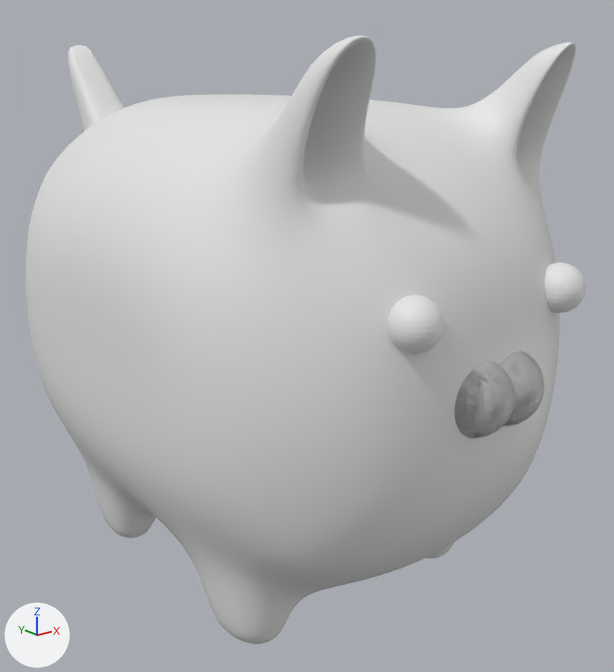
The Blender file blender/assets/cat/cat.blend as it was, and as the next commit left it.
Rendered twice from a camera (50 mm lens) standing at (-3.23, -4.45, 1.57) and looking at (0.27, -0.08, -0.18). The axes (+X, +Y, +Z) are drawn at lower left. The lights are the same throughout.
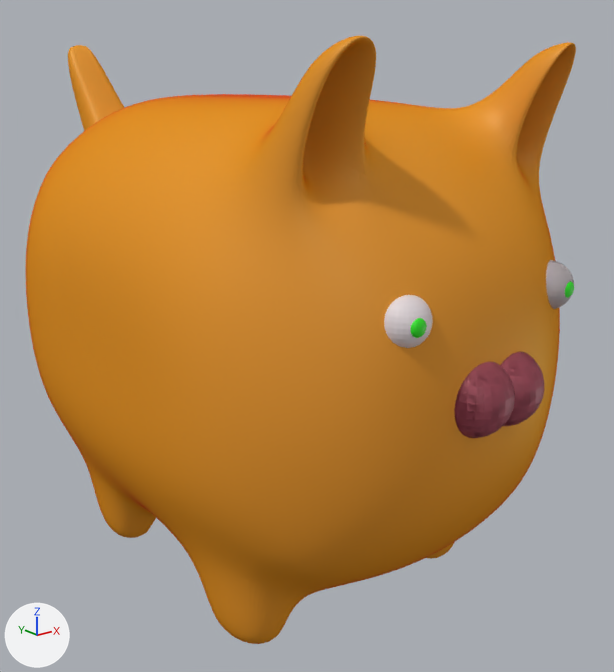
What changed in the scene script:
```text
Add mat_material_001:
    mat_material_001 = principled_material('Material.001')
    mat_material_001.base_color = (0.544, 0.113, 0.163)  # red #c35e70
Add mat_body:
    mat_body = principled_material('body')
    mat_body.base_color = (0.8, 0.321, 0.0573)  # orange #e79a44
    mat_body.coat_weight = 0.847
    mat_body.coat_roughness = 0.218
    mat_body.coat_ior = 1.0
    mat_body.coat_tint = (1.0, 0.945, 0.47)  # beige #fff9b6
Add mat_neny:
    mat_neny = principled_material('neny')
    mat_neny.base_color = (0.0241, 0.8, 0.013)  # green #2be71e
Add mat_eyes:
    mat_eyes = principled_material('eyes')
    mat_eyes.base_color = (0.776, 0.702, 0.724)  # light grey #e4dadd
    mat_eyes.roughness = 0.482
Change me_cube:
    where me_cube.from_pydata(...)  # 163 vertices, 160 faces; spans x -0.51..0.51, y -0.82..1.07, z -0.75..0.79
    remove me_cube.materials.append(mat_material)  # white #e7e7e7
    add me_cube.materials.append(mat_body)  # orange #e79a44
Change me_sphere:
    where me_sphere.from_pydata(...)  # 482 vertices, 512 faces; spans x -1.0..1.0, y -1.0..1.0, z -1.0..1.0
    add me_sphere.materials.append(mat_material_001)  # red #c35e70
Change me_sphere_003:
    where me_sphere_003.from_pydata(...)  # 482 vertices, 512 faces; spans x -1.0..1.0, y -1.0..1.0, z -1.0..1.0
    add me_sphere_003.materials.append(mat_material_001)  # red #c35e70
Add me_sphere_005:
    me_sphere_005.from_pydata(...)  # a UV sphere (32 segments, 16 rings, poles along z) spanning x -1.0..1.0, y -1.0..1.0, z -1.0..1.0
    me_sphere_005.materials.append(mat_neny)  # green #2be71e
Add me_sphere_001_1:
    me_sphere_001_1.from_pydata(...)  # a UV sphere (32 segments, 16 rings, poles along z) spanning x -1.0..1.0, y -1.0..1.0, z -1.0..1.0; a UV sphere (32 segments, 16 rings, poles along z) spanning x -1.0..1.0, y -1.0..1.0, z -1.0..1.0
    me_sphere_001_1.materials.append(mat_eyes)  # light grey #e4dadd
Remove ob_sphere_001:
    ob_sphere_001 = bpy.data.objects.new('Sphere.001', me_sphere_001)
    ob_sphere_001.location = (0.592, -1.836, 0.455)
    ob_sphere_001.scale = (0.135, 0.135, 0.135)
Change ob_sphere_002:
    ob_sphere_002.location: (-0.504, -1.836, 0.455) -> (-0.504, -1.762, 0.455)
Add ob_leftneny:
    ob_leftneny = bpy.data.objects.new('leftNeny', me_sphere_005)
    ob_leftneny.location = (0.601, -1.877, 0.453)
    ob_leftneny.scale = (0.0483, 0.0273, 0.0483)
Add ob_rightneny:
    ob_rightneny = bpy.data.objects.new('rightNeny', me_sphere_005.copy())
    ob_rightneny.location = (-0.525, -1.877, 0.453)
    ob_rightneny.scale = (0.0483, 0.0273, 0.0483)
Add ob_lefteye:
    ob_lefteye = bpy.data.objects.new('leftEye', me_sphere_001_1)
    ob_lefteye.location = (0.592, -1.762, 0.455)
    ob_lefteye.scale = (0.135, 0.135, 0.135)
```

Changed parts and their boxes [x1, y1, x2, y2] in the pictures (614 x 672 px):
'Cube', recoloured (grey to orange)
    both: [26, 36, 576, 644]
'Sphere.003', recoloured
    both: [454, 361, 515, 438]
'Sphere.002', moved
    before: [387, 295, 445, 354]
    after: [384, 295, 433, 348]
'Sphere', recoloured
    both: [500, 351, 544, 426]
'Sphere.001', deleted
    before: [545, 262, 586, 313]
'leftEye', added
    after: [546, 260, 574, 309]
'rightNeny', added
    after: [410, 318, 427, 338]
'leftNeny', added
    after: [565, 281, 574, 298]
